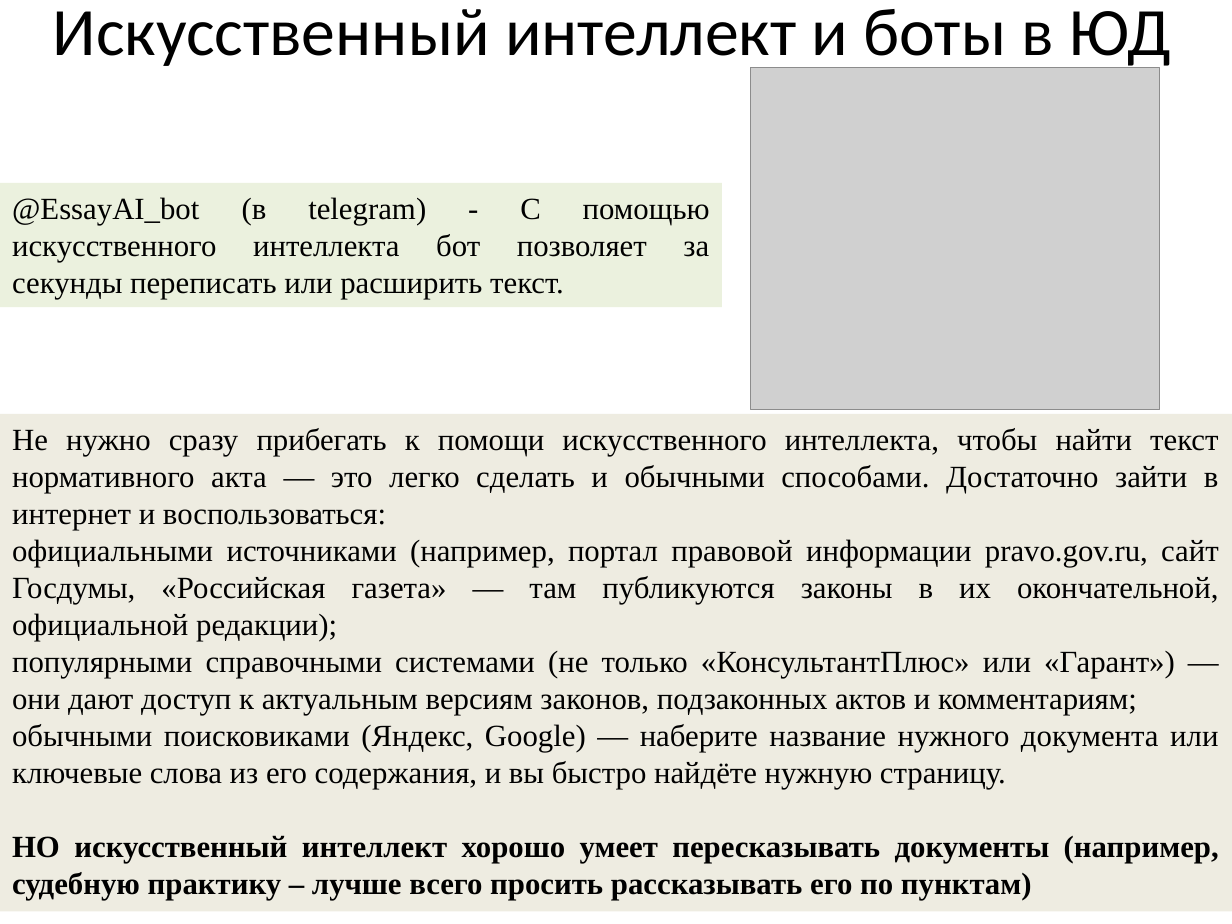
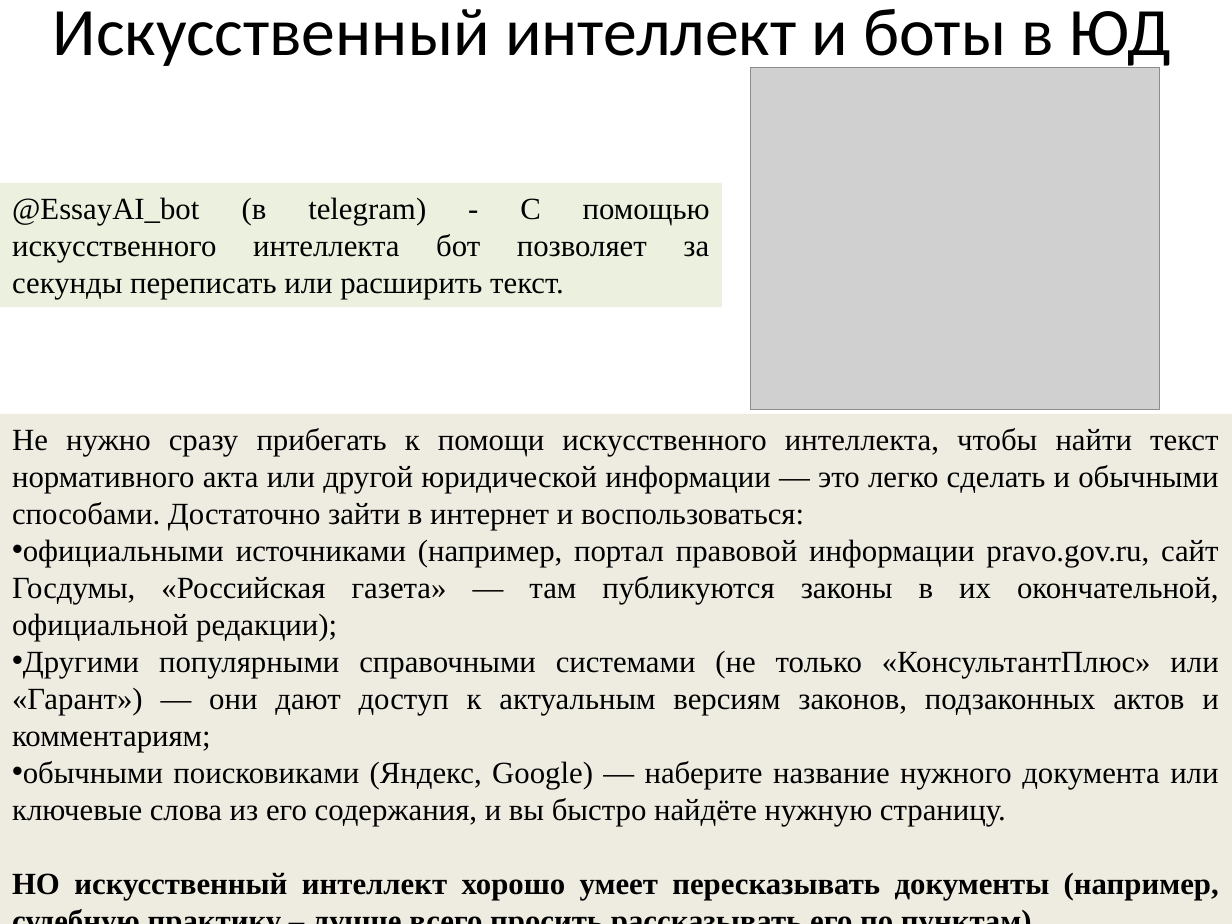
Before and after one commit to mbdatateach/site, a slide deck: slide 16 of 1юпсп/Теоретический материал.pptx (slide 15 before the commit). Drawn at 1232x924 pixels with LibreOffice and Linux fonts; fonts in the diff are those of the drawing; grey boxes stand for pictures. Boxes give left, top, right and bottom in pixels: in the first picture for what was removed or moved away, otherwise in the second. Text is boxed around its words. In the diff, an @@ line names an element or a change of style, - is before the commit and + after.

```diff
--- a/1юпсп/Теоретический материал.pptx
+++ b/1юпсп/Теоретический материал.pptx
@@ rectangle "Не нужно сразу прибегать к ...": place and size @@
-rectangle "Не нужно сразу прибегать к ..." at box(0, 414, 1232, 912)
+rectangle "Не нужно сразу прибегать к ..." at box(0, 414, 1232, 924)
@@ text in rectangle at box(12, 428, 1218, 530): text changed @@
-Не нужно сразу прибегать к помощи искусственного интеллекта, чтобы найти текст нормативного акта — это легко сделать и обычными способами. Достаточно зайти в интернет и воспользоваться:
+Не нужно сразу прибегать к помощи искусственного интеллекта, чтобы найти текст нормативного акта или другой юридической информации — это легко сделать и обычными способами. Достаточно зайти в интернет и воспользоваться:
@@ text in rectangle at box(12, 539, 1219, 826): bullet none to • @@
@@ text in rectangle at box(12, 651, 1218, 752): text changed @@
-популярными справочными системами (не только «КонсультантПлюс» или «Гарант») — они дают доступ к актуальным версиям законов, подзаконных актов и комментариям;
+• Другими популярными справочными системами (не только «КонсультантПлюс» или «Гарант») — они дают доступ к актуальным версиям законов, подзаконных актов и комментариям;
```
Also in this commit, not shown: 6 other slides changed, 1 slide added, 1 other file.
